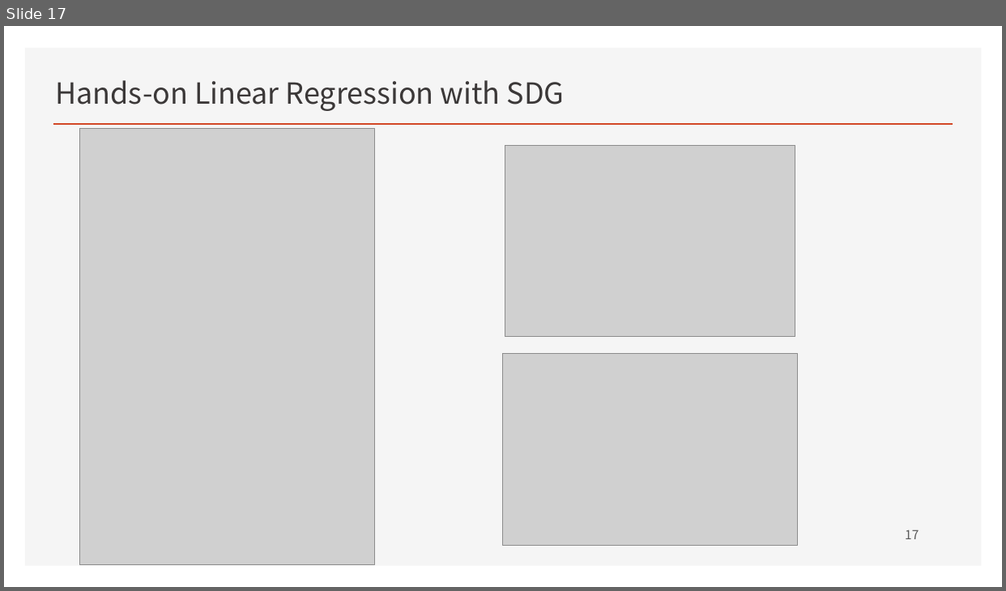
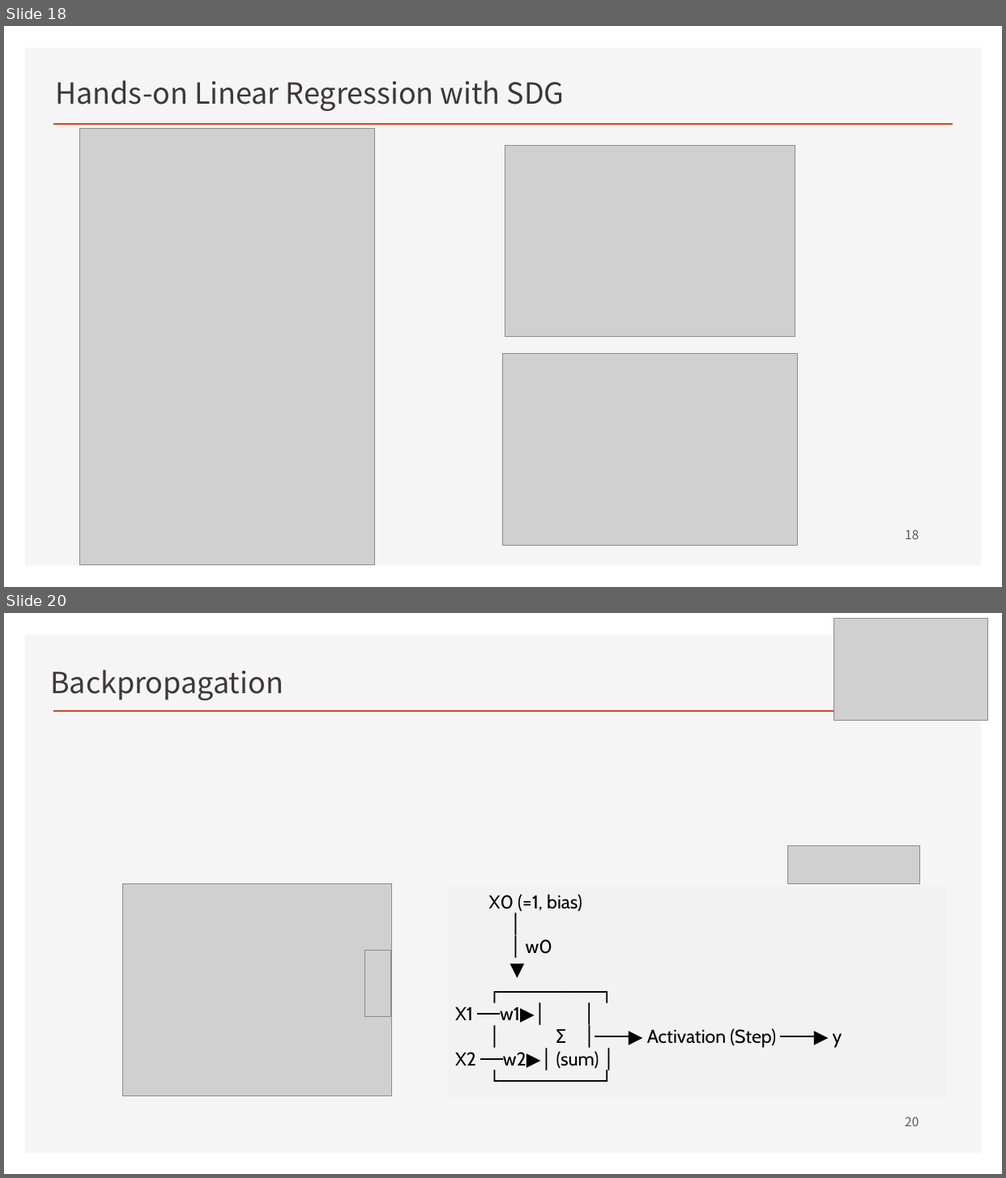
Before and after one commit to ancestor9/mathematics-for-machine-learning, a slide deck: w4_Perceptron_Regression.pptx. Shown one above the other, each under a label of ours: slide 17 before the commit, slides 18 and 20 after it; the slides between them are not shown. The pictures are 1006x591 and 1006x1178 pixels, drawn with LibreOffice and Linux fonts; fonts in the diff are those of the drawing; grey boxes stand for pictures; background and template pictures are left out. Boxes give left, top, right and bottom in pixels: in the first picture for what was removed or moved away, otherwise in the second. Text is boxed around its words. In the diff, an @@ line names an element or a change of style, - is before the commit and + after.

```diff
--- a/w4_Perceptron_Regression.pptx
+++ b/w4_Perceptron_Regression.pptx
@@ slide 20 added at [4, 613, 1002, 1174], background #FFFFFF; not listed: 2 template elements that a slide beside it also shows @@
@@ picture added at [833, 618, 987, 720] @@
@@ text added at [50, 670, 283, 700], 28 pt, text #3B3838 @@
+Backpropagation
@@ picture added at [788, 845, 919, 884] @@
@@ picture added at [123, 884, 392, 1096] @@
@@ text added at [455, 894, 842, 1068], 18 pt, text #000000 @@
+X0 (=1, bias)
+│
+│ w0
+▼
+┌─────────┐
+X1 ──w1▶│ │
+│ Σ │───▶ Activation (Step) ───▶ y
+X2 ──w2▶│ (sum) │
+└─────────┘
@@ picture added at [364, 951, 391, 1016] @@
@@ page number added at [905, 1117, 918, 1127], 12 pt, text #595959 @@
+20
@@ what was slide 17 is now slide 18 @@
@@ page number at [905, 530, 918, 540]: text changed @@
-17
+18
```
Also in this commit, not shown: 12 slides changed, 1 other slide added.
